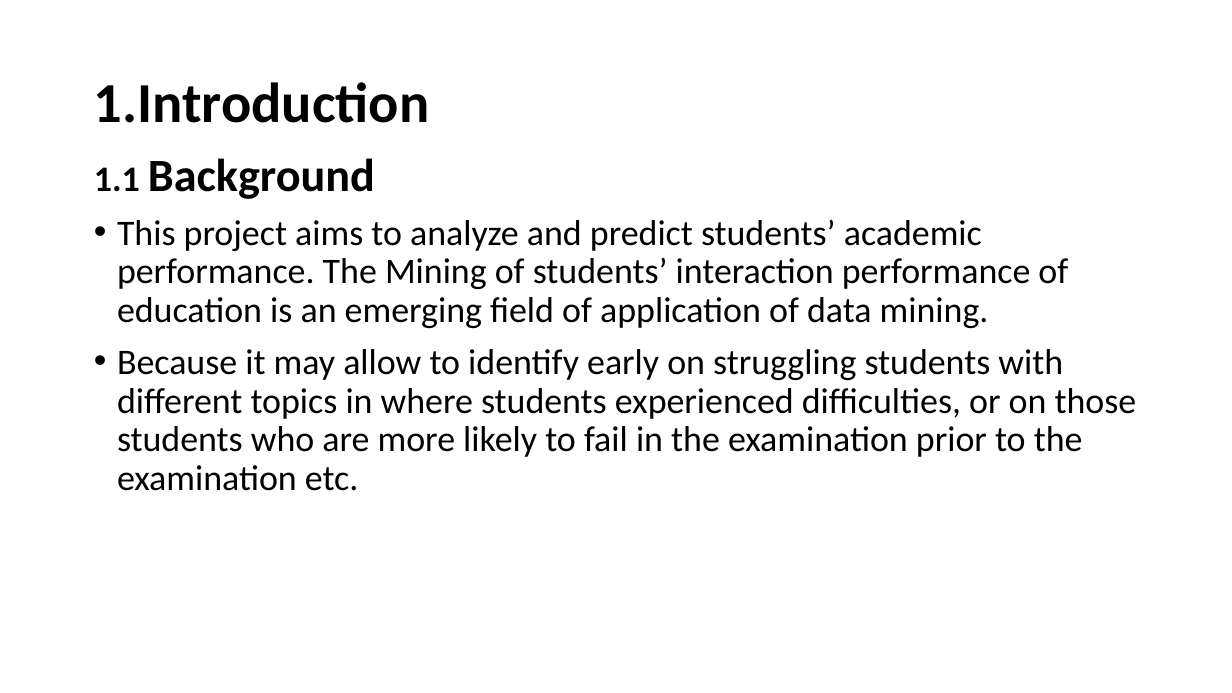
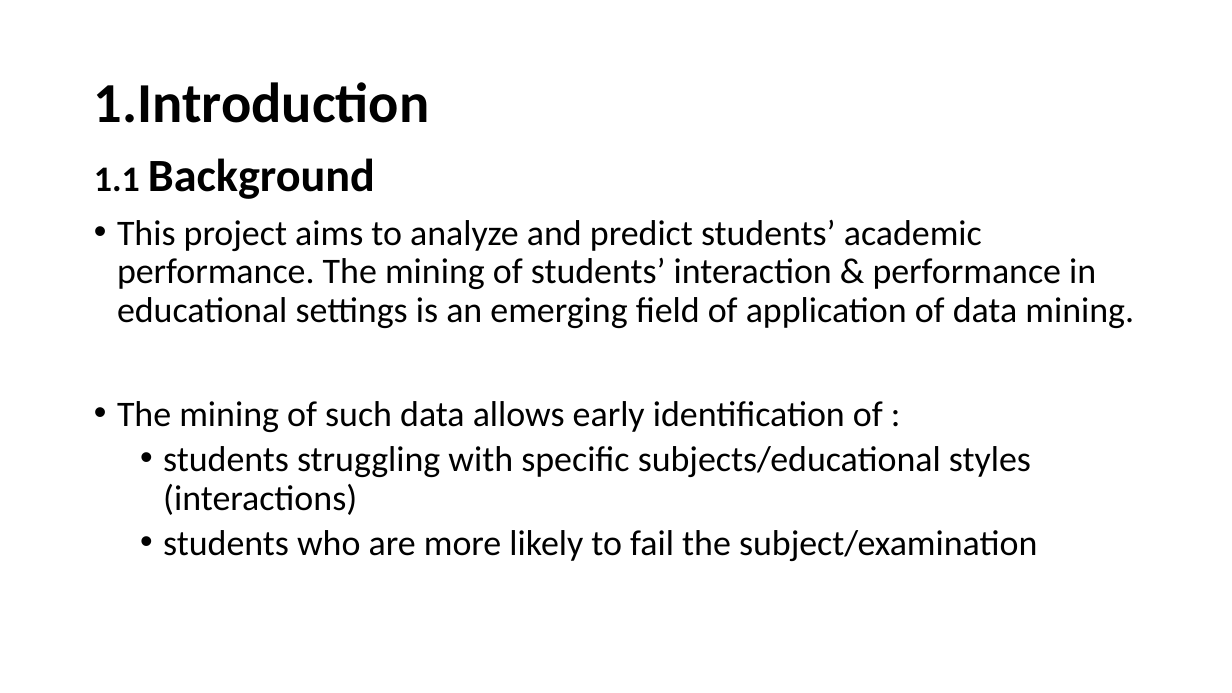
Before and after one commit to Rena-zhou/IFN702, a slide deck: slide 4 of Project presentation (presentation)- zhiying.pptx. Drawn at 1232x693 pixels with LibreOffice and Linux fonts; fonts in the diff are those of the drawing. Boxes give left, top, right and bottom in pixels: in the first picture for what was removed or moved away, otherwise in the second. Text is boxed around its words. In the diff, an @@ line names an element or a change of style, - is before the commit and + after.

```diff
--- a/Project presentation (presentation)- zhiying.pptx
+++ b/Project presentation (presentation)- zhiying.pptx
@@ text at box(117, 219, 1134, 561): text changed @@
-• This project aims to analyze and predict students’ academic performance. The Mining of students’ interaction performance of education is an emerging field of application of data mining.
-• Because it may allow to identify early on struggling students with different topics in where students experienced difficulties, or on those students who are more likely to fail in the examination prior to the examination etc.
+• This project aims to analyze and predict students’ academic performance. The mining of students’ interaction & performance in educational settings is an emerging field of application of data mining.
+• The mining of such data allows early identification of :
+  • students struggling with specific subjects/educational styles (interactions)
+  • students who are more likely to fail the subject/examination
```
Also in this commit, not shown: 6 other slides changed.
